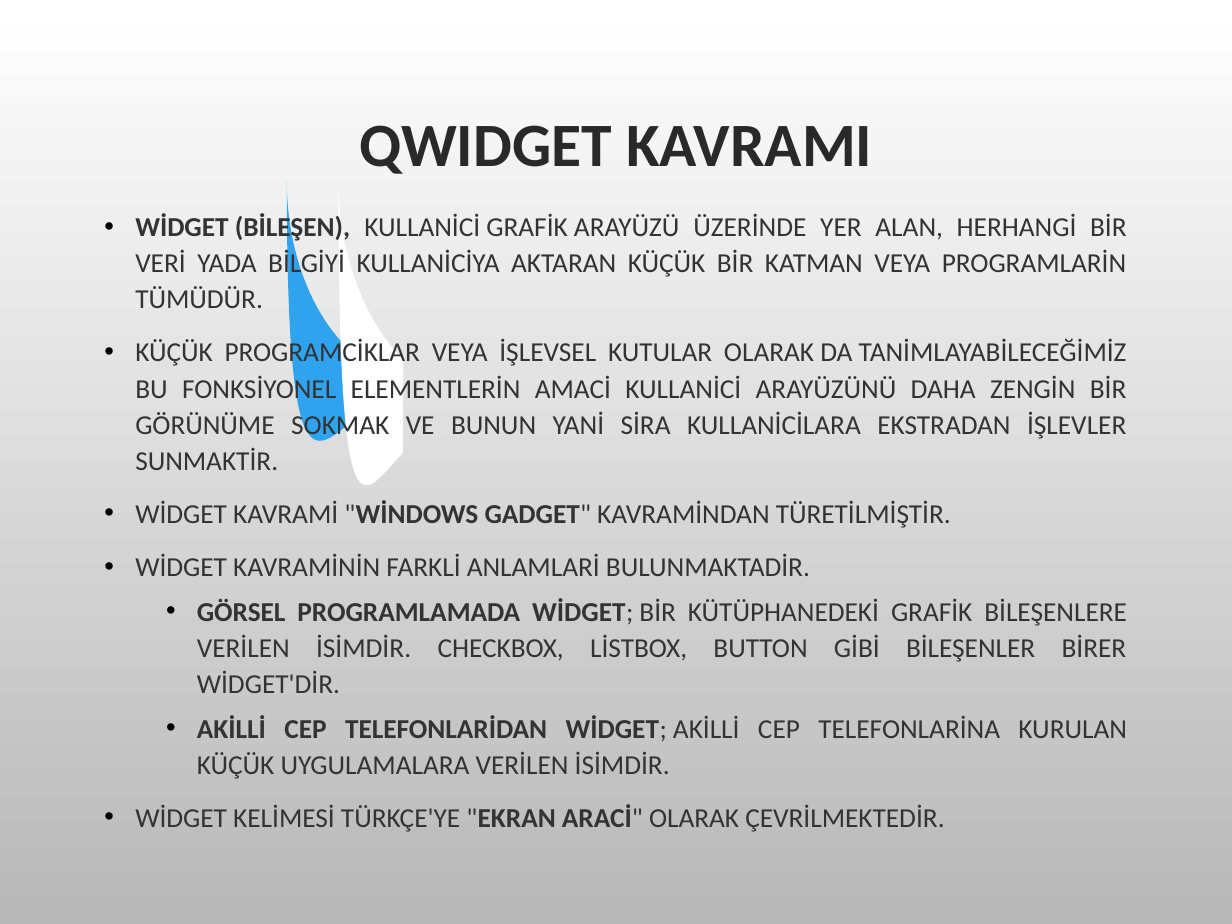
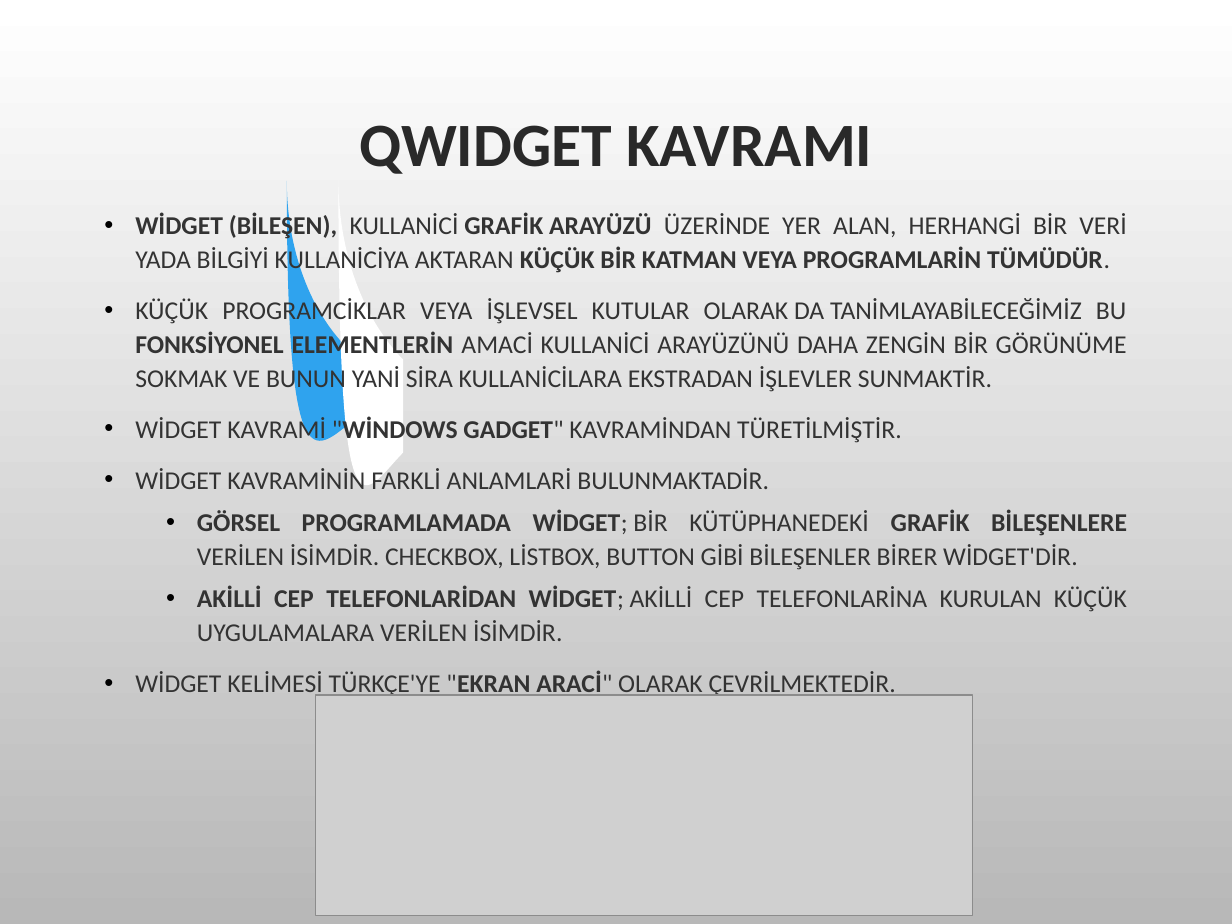
Before and after one commit to SevdanurGENC/20-21-Lecture-Notes, a slide deck: slide 7 of GorselProgramlamaII/1. Bolum - Gorsel Programlama II - Giris.ppt. Drawn at 1232x924 pixels with LibreOffice and Linux fonts; fonts in the diff are those of the drawing; grey boxes stand for pictures; background and template pictures are left out. Boxes give left, top, right and bottom in pixels: in the first picture for what was removed or moved away, otherwise in the second. Text is boxed around its words. In the diff, an @@ line names an element or a change of style, - is before the commit and + after.

```diff
--- a/GorselProgramlamaII/1. Bolum - Gorsel Programlama II - Giris.ppt
+++ b/GorselProgramlamaII/1. Bolum - Gorsel Programlama II - Giris.ppt
@@ text "WİDGET (BİLEŞEN), KULLANİCİ GRAFİK ARAYÜZÜ ..." at box(135, 213, 1127, 698): size 16 to 15 pt; bold on in "GRAFİK ARAYÜZÜ KÜÇÜK BİR KATMAN VEYA PROGRAMLARİN ...", "FONKSİYONEL ELEMENTLERİN", "GRAFİK BİLEŞENLERE" @@
@@ picture added at box(315, 695, 972, 915) @@
```
Also in this commit, not shown: 11 other slides changed, 1 slide added, 20 other files.
